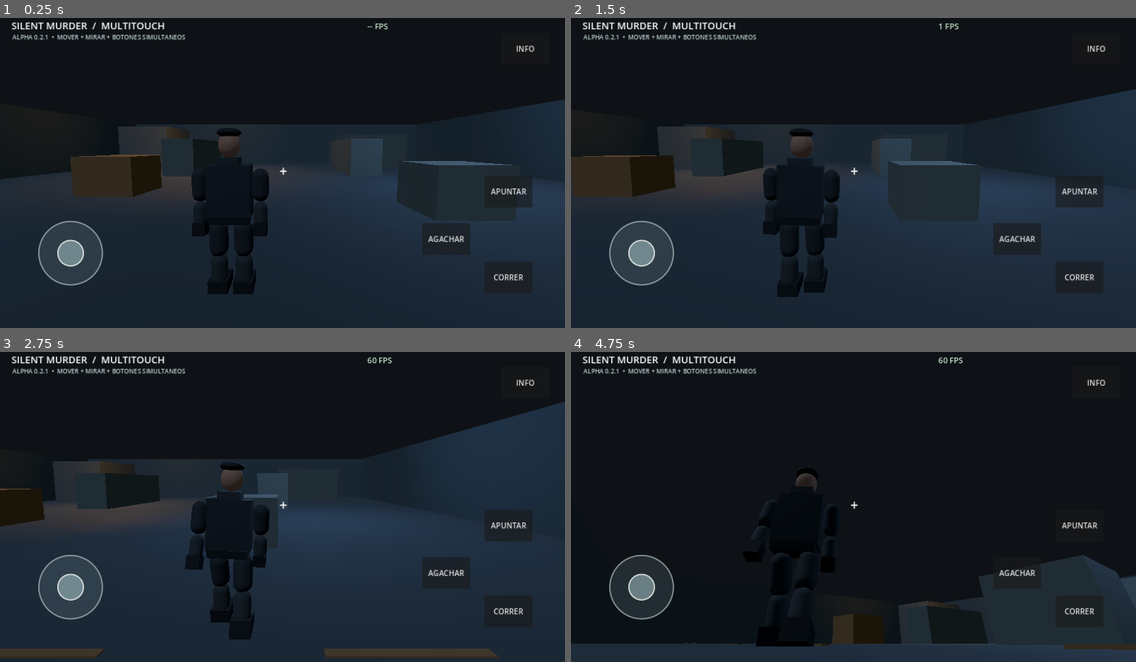
Above: before the commit, frames 1-4 (two rows, left to right).
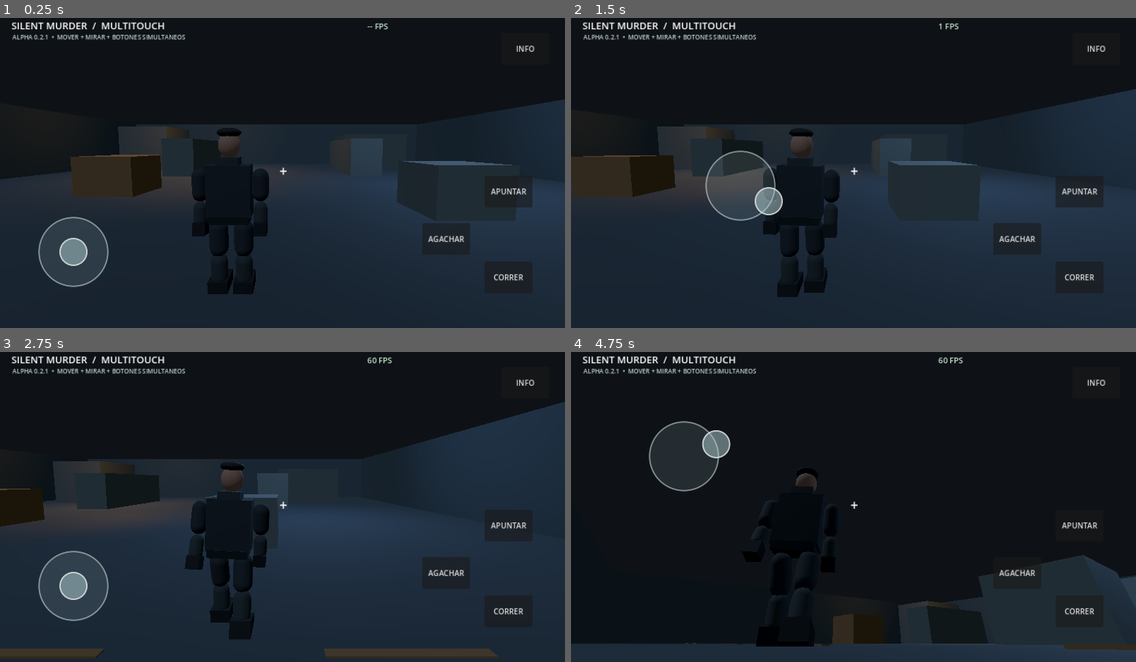
Above: after the commit, the same moments.

Repository: LoloscarPrr/Silent-murder
Game: Godot game, scene res://scenes/main.tscn
The game is run twice, just before and just after one commit, with the same random seed, the same clock (stepped at 60 frames per second) and the same inputs.
Inputs (mouse positions are in pixels of both pictures, inside the frame that each line leads up to):
- Up to frame 1 (0.25 s): no input
- Up to frame 2 (1.5 s): tap Enter at 0.5 s; move the mouse to (977, 154) at 0.52 s; hold Right (ui_right) 0.53-1.25 s; click (977, 154) at 0.67 s; drag from (740, 185) to (825, 231) at 1.27 s
- Up to frame 3 (2.75 s): move the mouse to (339, 432) at 2.02 s; hold Right (ui_right) from 2.03 s (still down)
- Up to frame 4 (4.75 s): release Right (ui_right) at 2.75 s; drag from (825, 565) to (684, 457) at 2.77 s; move the mouse to (1023, 550) at 3.52 s; hold Left (ui_left) 3.53-4.25 s; drag from (684, 457) to (768, 423) at 4.27 s

The runs differ from the first frame. In frame 1, 0.5% of the frame differs, in the area x 6-20%, y 64-87%; in frame 2, 1.6%; in frame 3, 0.5%; in frame 4, 4.3%, in the area x 6-29%, y 22-87%.
Error before the commit: Invalid assignment of property or key 'radius' with value of type 'float' on a base object of type 'Control (joystick_canvas.gd)'. (res://scripts/mobile_contro…

Commit message:
feat(0.2.1): joystick tactil escalable y visual independiente

Diff:
--- a/scripts/joystick_canvas.gd
+++ b/scripts/joystick_canvas.gd
@@ -1,10 +1,12 @@
 extends Control
-## Decorative virtual stick; input is handled in mobile_controls.gd.
+## Passive joystick visual. The router in mobile_controls.gd owns every touch.
+
 var center := Vector2(160,550)
 var knob := Vector2(160,550)
+var radius := 78.0
 
 func _draw() -> void:
- draw_circle(center,72.0,Color(.52,.62,.64,.19))
- draw_arc(center,72.0,0.0,TAU,64,Color(.78,.84,.83,.57),2.0,true)
- draw_circle(knob,29.0,Color(.7,.82,.83,.50))
- draw_arc(knob,29.0,0.0,TAU,48,Color(.93,.95,.93,.75),2.0,true)
+ draw_circle(center,radius,Color(.52,.62,.64,.19))
+ draw_arc(center,radius,0.0,TAU,64,Color(.78,.84,.83,.57),2.0,true)
+ draw_circle(knob,radius*.39,Color(.7,.82,.83,.50))
+ draw_arc(knob,radius*.39,0.0,TAU,48,Color(.93,.95,.93,.75),2.0,true)
